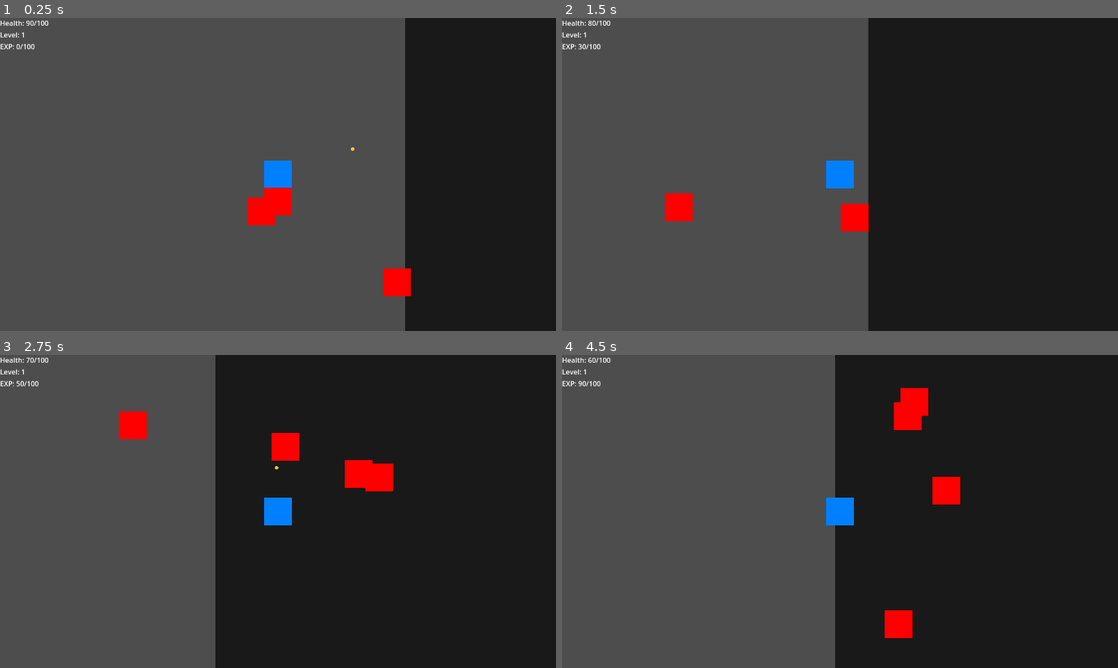
Above: before the commit, frames 1-4 (two rows, left to right).
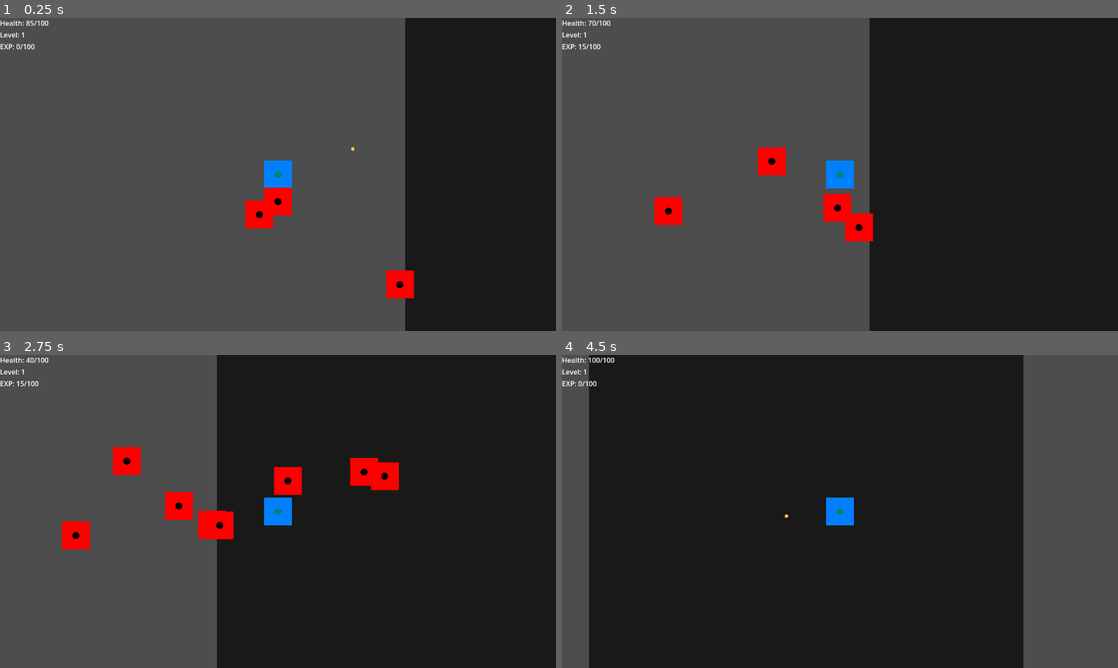
Above: after the commit, the same moments.

Repository: BYB1018/XXg
Game: Godot game, scene res://scenes/Main.tscn
The game is run twice, just before and just after one commit, with the same random seed, the same clock (stepped at 60 frames per second) and the same inputs.
Inputs (mouse positions are in pixels of both pictures, inside the frame that each line leads up to):
- Up to frame 1 (0.25 s): no input
- Up to frame 2 (1.5 s): hold Right (ui_right) 0.53-1.28 s; hold Down (ui_down) from 1.28 s (still down)
- Up to frame 3 (2.75 s): release Down (ui_down) at 2.03 s; hold Right (ui_right) from 2.03 s (still down)
- Up to frame 4 (4.5 s): release Right (ui_right) at 2.78 s; hold Up (ui_up) 2.78-3.53 s; hold Left (ui_left) 3.53-4.25 s; click (840, 542) at 4.25 s, where only the run after the commit has a clickable "重新开始"

The runs differ from the first frame. In frame 1, 0.4% of the frame differs, in the area x 4-75%, y 0-90%; in frame 2, 1.9%; in frame 3, 3.9%; in frame 4, 63%, in the area x 3-100%, y 0-100%.

Commit message:
feat: 完善游戏重启功能
- 添加完整的游戏重启功能
- 修复重启时敌人和经验球未清除的问题
- 添加武器属性重置功能
- 更新技术文档和更新日志

Diff:
--- /dev/null
+++ b/scenes/ExpOrb.tscn
@@ -0,0 +1,17 @@
+[gd_scene load_steps=3 format=3]
+
+[ext_resource type="Script" path="res://scripts/ExpOrb.gd" id="1_exporb"]
+
+[sub_resource type="CircleShape2D" id="CircleShape2D_exp"]
+radius = 4.0
+
+[node name="ExpOrb" type="Area2D"]
+collision_layer = 4
+collision_mask = 1
+script = ExtResource("1_exporb")
+
+[node name="CollisionShape2D" type="CollisionShape2D" parent="."]
+shape = SubResource("CircleShape2D_exp")
+
+[node name="Sprite2D" type="Sprite2D" parent="."]
+scale = Vector2(0.5, 0.5)
--- /dev/null
+++ b/scenes/GameOverUI.tscn
@@ -0,0 +1,8 @@
+[gd_scene load_steps=2 format=3]
+
+[ext_resource type="Script" path="res://scripts/GameOverUI.gd" id="1_gameover"]
+
+[node name="GameOverUI" type="CanvasLayer"]
+process_mode = 3
+layer = 100
+script = ExtResource("1_gameover")
--- a/scripts/CreateShape.gd
+++ b/scripts/CreateShape.gd
@@ -1,4 +1,7 @@
-extends Sprite2D
+extends Node2D
+
+func _draw():
+	draw_circle(Vector2.ZERO, 1, Color(0, 1, 0.5, 1))
 
 func _ready():
 	var image = Image.create(8, 8, false, Image.FORMAT_RGBA8)
--- a/scripts/Enemy.gd
+++ b/scripts/Enemy.gd
@@ -1,14 +1,16 @@
 extends CharacterBody2D
 
-@export var move_speed: float = 150.0
-@export var max_health: float = 20.0
-@export var attack_damage: float = 10.0
+@export var move_speed: float = 112.5
+@export var max_health: float = 30.0
+@export var attack_damage: float = 15.0
 @export var attack_cooldown: float = 1.0
-@export var experience_value: float = 10.0
+@export var experience_value: float = 15.0
 
 var current_health: float
 var target_player: Node2D  # 改名避免shadowing
 var last_attack_time: float = 0.0
+
+signal enemy_killed
 
 func _ready():
 	add_to_group("enemy")
@@ -36,21 +38,24 @@
 			last_attack_time = current_time
 			body.take_damage(attack_damage)
 
-func take_damage(incoming_damage: float):
-	current_health -= incoming_damage
-	print("Enemy health: ", current_health)
-
-	# 添加受击效果
-	modulate = Color(1, 0.5, 0.5)  # 变红
-	var tween = create_tween()
-	tween.tween_property(self, "modulate", Color(1, 1, 1), 0.2)  # 恢复正常颜色
-
+func take_damage(amount: float):
+	current_health -= amount
 	if current_health <= 0:
+		var player = get_tree().get_first_node_in_group("player")
+		if player:
+			player._on_enemy_killed()
 		die()
 
 func die():
-	# 掉落经验值
-	var exp_receiver = get_tree().get_first_node_in_group("player")
-	if exp_receiver and exp_receiver.has_method("gain_exp"):
-		exp_receiver.gain_exp(experience_value)
-	queue_free()
+	print("Enemy died at position: ", global_position)
+
+	# 生成经验豆
+	var exp_orb = preload("res://scenes/ExpOrb.tscn").instantiate()
+	exp_orb.value = experience_value
+	exp_orb.global_position = global_position
+
+	# 使用call_deferred来延迟添加经验豆和删除敌人
+	get_tree().root.call_deferred("add_child", exp_orb)
+	call_deferred("queue_free")
+
+	print("ExpOrb spawned with value: ", experience_value)
--- /dev/null
+++ b/scripts/ExpOrb.gd
@@ -0,0 +1,48 @@
+extends Area2D
+
+var value: float = 10.0
+var move_speed: float = 200.0
+var attraction_range: float = 100.0
+var attraction_speed: float = 400.0
+
+var target_player: Node2D = null
+
+func _ready():
+	add_to_group("exp_orb")
+
+	# 设置碰撞
+	collision_layer = 4  # 经验豆层
+	collision_mask = 1   # 只与玩家层碰撞
+
+	# 创建视觉效果
+	var sprite = $Sprite2D
+	if sprite:
+		# 创建一个小的白色圆形纹理
+		var image = Image.create(8, 8, false, Image.FORMAT_RGBA8)  # 减小纹理大小
+		image.fill(Color.WHITE)
+		var texture = ImageTexture.create_from_image(image)
+		sprite.texture = texture
+		sprite.modulate = Color(0, 1, 0.5, 0.8)  # 半透明的绿色
+
+	# 连接信号
+	body_entered.connect(_on_body_entered)
+
+	# 获取玩家引用
+	target_player = get_tree().get_first_node_in_group("player")
+
+	print("ExpOrb created at: ", global_position)  # 调试输出
+
+func _physics_process(delta):
+	if target_player:
+		var distance = global_position.distance_to(target_player.global_position)
+		if distance <= attraction_range:
+			# 在吸引范围内时移向玩家
+			var direction = global_position.direction_to(target_player.global_position)
+			var speed = lerp(move_speed, attraction_speed, 1.0 - (distance / attraction_range))
+			global_position += direction * speed * delta
+
+func _on_body_entered(body):
+	if body.is_in_group("player") and body.has_method("gain_exp"):
+		print("Player collected ExpOrb worth: ", value)  # 调试输出
+		body.gain_exp(value)
+		queue_free()
--- /dev/null
+++ b/scripts/GameOverUI.gd
@@ -0,0 +1,92 @@
+extends CanvasLayer
+
+signal restart_game
+signal quit_game
+
+var final_score: int = 0
+var survival_time: float = 0
+var enemies_killed: int = 0
+
+func _ready():
+	process_mode = Node.PROCESS_MODE_ALWAYS
+	layer = 100
+
+	var bg = ColorRect.new()
+	bg.color = Color(0, 0, 0, 0.8)
+	bg.set_anchors_preset(Control.PRESET_FULL_RECT)
+	add_child(bg)
+
+	var panel = Panel.new()
+	panel.set_anchors_preset(Control.PRESET_CENTER)
+	panel.custom_minimum_size = Vector2(400, 500)
+	panel.position = Vector2(-200, -250)
+	add_child(panel)
+
+	var vbox = VBoxContainer.new()
+	vbox.set_anchors_preset(Control.PRESET_FULL_RECT)
+	vbox.add_theme_constant_override("separation", 20)
+	vbox.alignment = BoxContainer.ALIGNMENT_CENTER
+	panel.add_child(vbox)
+
+	# 标题
+	var title = Label.new()
+	title.text = "游戏结束"
+	title.horizontal_alignment = HORIZONTAL_ALIGNMENT_CENTER
+	title.add_theme_font_size_override("font_size", 48)
+	vbox.add_child(title)
+
+	# 统计信息
+	var stats = VBoxContainer.new()
+	stats.add_theme_constant_override("separation", 10)
+
+	var time_label = Label.new()
+	time_label.text = "生存时间: %.1f 秒" % survival_time
+	time_label.horizontal_alignment = HORIZONTAL_ALIGNMENT_CENTER
+	stats.add_child(time_label)
+
+	var score_label = Label.new()
+	score_label.text = "最终得分: %d" % final_score
+	score_label.horizontal_alignment = HORIZONTAL_ALIGNMENT_CENTER
+	stats.add_child(score_label)
+
+	var kills_label = Label.new()
+	kills_label.text = "消灭敌人: %d" % enemies_killed
+	kills_label.horizontal_alignment = HORIZONTAL_ALIGNMENT_CENTER
+	stats.add_child(kills_label)
+
+	vbox.add_child(stats)
+
+	# 按钮容器
+	var button_container = VBoxContainer.new()
+	button_container.add_theme_constant_override("separation", 10)
+
+	var restart_button = Button.new()
+	restart_button.text = "重新开始"
+	restart_button.custom_minimum_size.y = 50
+	restart_button.pressed.connect(_on_restart_pressed)
+	button_container.add_child(restart_button)
+
+	var quit_button = Button.new()
+	quit_button.text = "退出游戏"
+	quit_button.custom_minimum_size.y = 50
+	quit_button.pressed.connect(_on_quit_pressed)
+	button_container.add_child(quit_button)
+
+	vbox.add_child(button_container)
+
+	hide()
+
+func show_game_over(score: int, time: float, kills: int):
+	final_score = score
+	survival_time = time
+	enemies_killed = kills
+	get_tree().paused = true
+	show()
+
+func _on_restart_pressed():
+	hide()  # 先隐藏UI
+	get_tree().paused = false
+	restart_game.emit()
+
+func _on_quit_pressed():
+	quit_game.emit()
--- a/scripts/LevelUpUI.gd
+++ b/scripts/LevelUpUI.gd
@@ -7,56 +7,83 @@
 
 # 预定义所有效果函数
 func _apply_nuclear_shot(player):
-	var weapon = player.get_node("%Weapon")
-	weapon.explosive = true
-	weapon.explosion_radius *= 2  # 增大爆炸范围
-	weapon.damage *= 2           # 增加伤害
-	# 不改变shot_count，保持原有的多重射击
-	weapon.attack_speed *= 0.7   # 略微降低攻击速度作为平衡
+	var weapon = player.get_node("WeaponHolder/Weapon")
+	if weapon:
+		weapon.explosive = true
+		weapon.explosion_radius *= 2  # 增大爆炸范围
+		weapon.damage *= 2           # 增加伤害
+		# 不改变shot_count，保持原有的多重射击
+		weapon.attack_speed *= 0.7   # 略微降低攻击速度作为平衡
+	else:
+		print("Error: Weapon not found!")
 
 func _apply_star_shot(player):
-	var weapon = player.get_node("%Weapon")
-	weapon.shot_count += 2       # 增加2发子弹，而不是设为固定值
-	weapon.shot_spread = 360.0 / weapon.shot_count  # 均匀分布
-	weapon.homing = true
-	weapon.homing_strength = 8.0
-	weapon.split_shot = true     # 添加分裂效果
+	var weapon = player.get_node("WeaponHolder/Weapon")
+	if weapon:
+		weapon.shot_count += 2       # 增加2发子弹，而不是设为固定值
+		weapon.shot_spread = 360.0 / weapon.shot_count  # 均匀分布
+		weapon.homing = true
+		weapon.homing_strength = 8.0
+		weapon.split_shot = true     # 添加分裂效果
+	else:
+		print("Error: Weapon not found!")
 
 func _apply_laser_grid(player):
-	var weapon = player.get_node("%Weapon")
-	weapon.piercing = true
-	weapon.bounce_count += 3     # 增加弹射次数而不是设为固定值
-	weapon.is_laser = true
-	weapon.laser_width = 4.0
-	if weapon.shot_count > 1:    # 如果有多重射击，增加激光宽度
-		weapon.laser_width *= 1.5
+	var weapon = player.get_node("WeaponHolder/Weapon")
+	if weapon:
+		weapon.piercing = true
+		weapon.bounce_count += 3
+		weapon.is_laser = true
+		weapon.laser_width = 4.0
+		if weapon.shot_count > 1:
+			weapon.laser_width *= 1.5
+	else:
+		print("Error: Weapon not found!")
 
 func _apply_multi_shot(player):
-	var weapon = player.get_node("%Weapon")
-	weapon.shot_count = 3
-	weapon.shot_spread = 30
+	var weapon = player.get_node("WeaponHolder/Weapon")
+	if weapon:
+		weapon.shot_count = 3
+		weapon.shot_spread = 30
+	else:
+		print("Error: Weapon not found!")
 
 func _apply_piercing(player):
-	var weapon = player.get_node("%Weapon")
-	weapon.piercing = true
+	var weapon = player.get_node("WeaponHolder/Weapon")
+	if weapon:
+		weapon.piercing = true
+	else:
+		print("Error: Weapon not found!")
 
 func _apply_bounce(player):
-	var weapon = player.get_node("%Weapon")
-	weapon.bounce_count = 2
+	var weapon = player.get_node("WeaponHolder/Weapon")
+	if weapon:
+		weapon.bounce_count = 2
+	else:
+		print("Error: Weapon not found!")
 
 func _apply_homing(player):
-	var weapon = player.get_node("%Weapon")
-	weapon.homing = true
+	var weapon = player.get_node("WeaponHolder/Weapon")
+	if weapon:
+		weapon.homing = true
+	else:
+		print("Error: Weapon not found!")
 
 func _apply_explosive(player):
-	var weapon = player.get_node("%Weapon")
-	weapon.explosive = true
-	weapon.explosion_radius = 100
+	var weapon = player.get_node("WeaponHolder/Weapon")
+	if weapon:
+		weapon.explosive = true
+		weapon.explosion_radius = 100
+	else:
+		print("Error: Weapon not found!")
 
 func _apply_rapid_fire(player):
-	var weapon = player.get_node("%Weapon")
-	weapon.attack_speed *= 1.5
-	weapon.get_node("AttackTimer").wait_time = 1.0 / weapon.attack_speed
+	var weapon = player.get_node("WeaponHolder/Weapon")
+	if weapon:
+		weapon.attack_speed *= 1.5
+		weapon.get_node("AttackTimer").wait_time = 1.0 / weapon.attack_speed
+	else:
+		print("Error: Weapon not found!")
 
 # 组合升级规则
 var combo_upgrades = {
@@ -227,3 +254,7 @@
 
 	# 发送更详细的升级信息
 	upgrade_selected.emit(upgrade, upgrade_info["name"], upgrade_info["description"])
+
+func reset_upgrades():
+	obtained_upgrades.clear()
+	print("Upgrades reset")
--- a/scripts/Player.gd
+++ b/scripts/Player.gd
@@ -7,8 +7,11 @@
 var current_exp: float = 0
 var level: int = 1
 var exp_to_next_level: float = 100  # 升级所需经验
+var game_start_time: float
+var enemies_killed: int = 0
 
 @onready var level_up_ui = preload("res://scenes/LevelUpUI.tscn")
+@onready var game_over_ui = preload("res://scenes/GameOverUI.tscn")  # 预加载GameOverUI场景
 var ui_instance = null
 
 func _ready():
@@ -16,7 +19,7 @@
 
 	# 设置碰撞层
 	collision_layer = 1  # player层
-	collision_mask = 2   # 只与enemy层碰撞
+	collision_mask = 6   # 与enemy层(2)和exp_orb层(4)碰撞
 
 	# 延迟创建UI实例
 	call_deferred("_setup_ui")
@@ -29,6 +32,14 @@
 	else:
 		print("Weapon node missing!")
 		print("Available children: ", get_children())
+
+	game_start_time = Time.get_unix_time_from_system()
+
+	# 创建GameOverUI
+	var game_over_instance = game_over_ui.instantiate()
+	add_child(game_over_instance)
+	game_over_instance.restart_game.connect(_on_restart_game)
+	game_over_instance.quit_game.connect(_on_quit_game)
 
 func _setup_ui():
 	print("Setting up UI manually...")
@@ -77,8 +88,15 @@
 		die()
 
 func die():
-	# TODO: 实现游戏结束逻辑
-	queue_free()
+	var survival_time = Time.get_unix_time_from_system() - game_start_time
+	var score = level * 1000 + enemies_killed * 100
+
+	# 显示结算界面
+	var game_over_instance = $GameOverUI
+	if game_over_instance:
+		game_over_instance.show_game_over(score, survival_time, enemies_killed)
+	else:
+		print("Error: GameOverUI not found!")
 
 func gain_exp(amount: float):
 	current_exp += amount
@@ -100,6 +118,49 @@
 	else:
 		print("Error: UI instance is null!")
 
-func _on_upgrade_selected(upgrade: String, upgrade_name: String, description: String):
+func _on_upgrade_selected(_upgrade: String, upgrade_name: String, description: String):
 	print("Selected upgrade: ", upgrade_name, " (", description, ")")
-	current_health = max_health  # 升级后恢复生命值
+	# 移除回血效果，升级时不再恢复生命值
+
+func _on_restart_game():
+	# 重置玩家属性
+	current_health = max_health
+	current_exp = 0
+	level = 1
+	exp_to_next_level = 100
+	enemies_killed = 0
+
+	# 清除所有敌人
+	var enemies = get_tree().get_nodes_in_group("enemy")
+	for enemy in enemies:
+		enemy.queue_free()
+
+	# 清除所有经验球
+	var exp_orbs = get_tree().get_nodes_in_group("exp_orb")
+	for orb in exp_orbs:
+		orb.queue_free()
+
+	# 重置武器
+	var weapon_holder = $WeaponHolder
+	var weapon = weapon_holder.get_node("Weapon")
+	if weapon:
+		weapon.queue_free()
+
+	weapon = load("res://scenes/Weapon.tscn").instantiate()
+	weapon_holder.add_child(weapon)
+	weapon.name = "Weapon"
+	weapon.reset_weapon()  # 确保武器属性被重置
+
+	# 重置位置
+	position = Vector2(576, 324)  # 屏幕中心
+
+	# 隐藏游戏结束UI
+	var game_over_instance = $GameOverUI
+	if game_over_instance:
+		game_over_instance.hide()
+
+func _on_quit_game():
+	get_tree().quit()
+
+func _on_enemy_killed():
+	enemies_killed += 1
--- a/scripts/Weapon.gd
+++ b/scripts/Weapon.gd
@@ -4,9 +4,16 @@
 @export var attack_speed: float = 2.0  # 每秒攻击次数
 @export var attack_range: float = 500.0  # 增加射程
 
+# 新增属性的默认值
+var default_shot_count: int = 1
+var default_shot_spread: float = 0
+var default_damage: float = 20.0
+var default_attack_speed: float = 2.0
+var default_attack_range: float = 500.0
+
 # 新增属性
-var shot_count: int = 1
-var shot_spread: float = 0
+var shot_count: int = default_shot_count
+var shot_spread: float = default_shot_spread
 var piercing: bool = false
 var bounce_count: int = 0
 var homing: bool = false
@@ -35,9 +42,30 @@
 	else:
 		print("Timer missing!")
 
+	reset_weapon()
+
+func reset_weapon():
+	# 重置所有属性到默认值
+	shot_count = default_shot_count
+	shot_spread = default_shot_spread
+	damage = default_damage
+	attack_speed = default_attack_speed
+	attack_range = default_attack_range
+
+	# 重置特殊效果
+	piercing = false
+	bounce_count = 0
+	homing = false
+	homing_strength = 5.0
+	explosive = false
+	explosion_radius = 0
+	split_shot = false
+	is_laser = false
+	laser_width = 2.0
+
+	# 重置计时器
 	$AttackTimer.wait_time = 1.0 / attack_speed
 	can_attack = true
-	print("Weapon ready, attack speed: ", attack_speed)
 
 func _physics_process(_delta):
 	if !can_attack:
Not shown, changed: README.md
Not shown, added: docs/CHANGELOG.md
Not shown, added: docs/TECHNICAL.md
